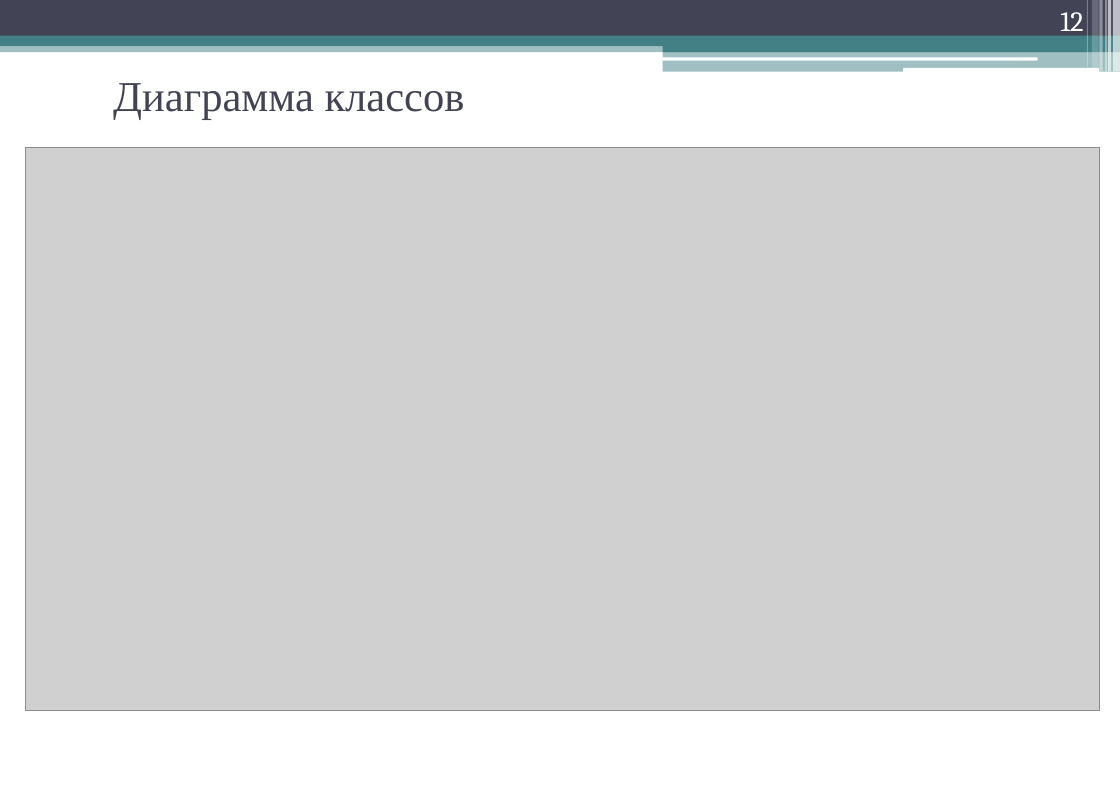
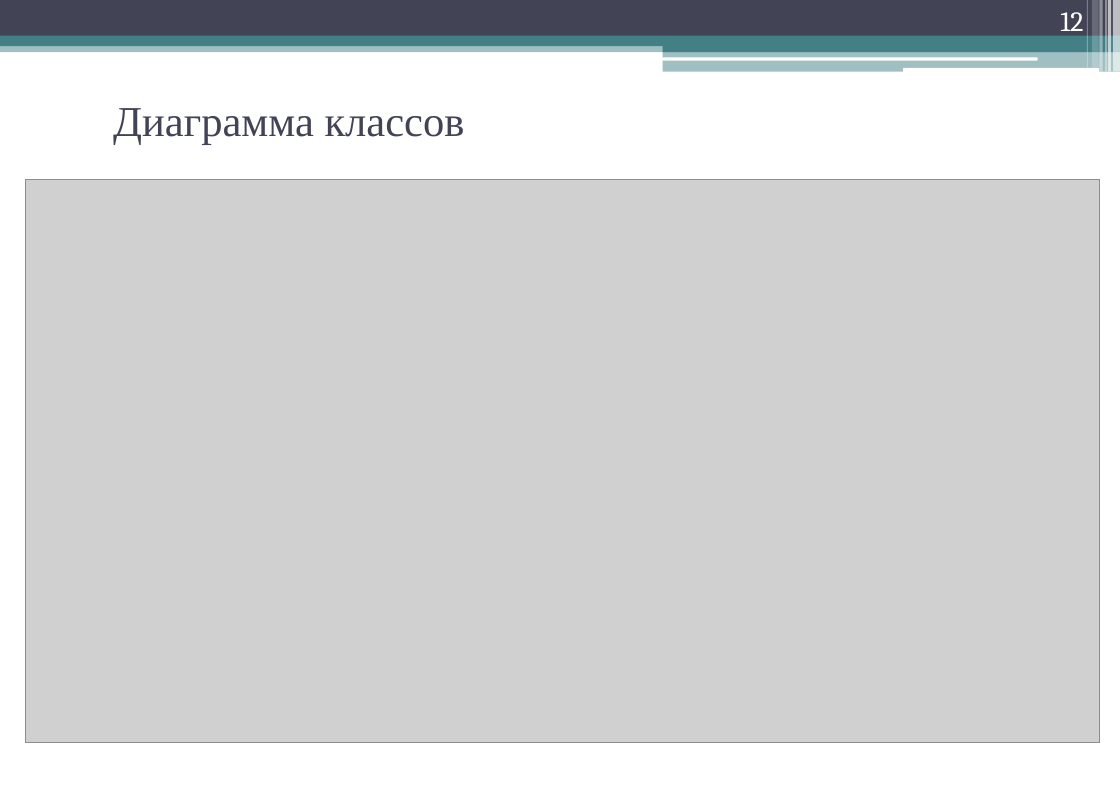
Before and after one commit to geper/DOC_decision_trees, a slide deck: slide 12 of Prezent.pptx. Drawn at 1120x792 pixels with LibreOffice and Linux fonts; fonts in the diff are those of the drawing; grey boxes stand for pictures. Boxes give left, top, right and bottom in pixels: in the first picture for what was removed or moved away, otherwise in the second. Text is boxed around its words. In the diff, an @@ line names an element or a change of style, - is before the commit and + after.

```diff
--- a/Prezent.pptx
+++ b/Prezent.pptx
@@ title "Диаграмма классов": place and size @@
-title "Диаграмма классов" at <box>113,83,465,119</box>
+title "Диаграмма классов" at <box>113,108,465,145</box>
@@ picture: place and size @@
-picture at <box>26,148,1100,711</box>
+picture at <box>26,179,1100,743</box>
```
Also in this commit, not shown: 12 other slides changed, 1 slide added, 3 other files.
